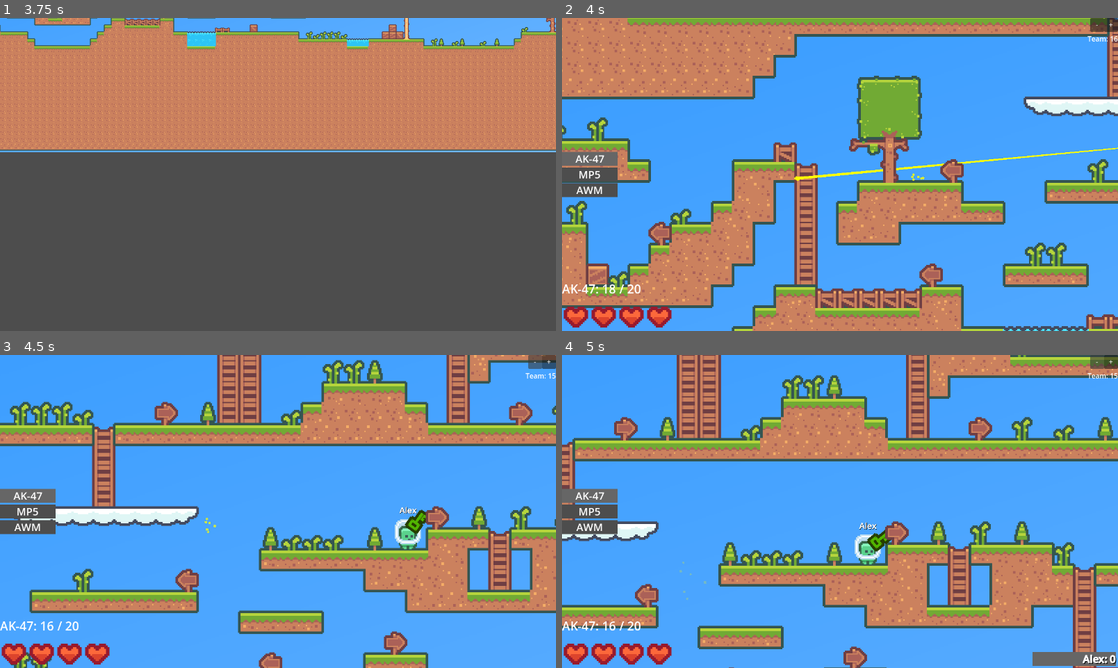
Above: before the commit, frames 1-4 (two rows, left to right).
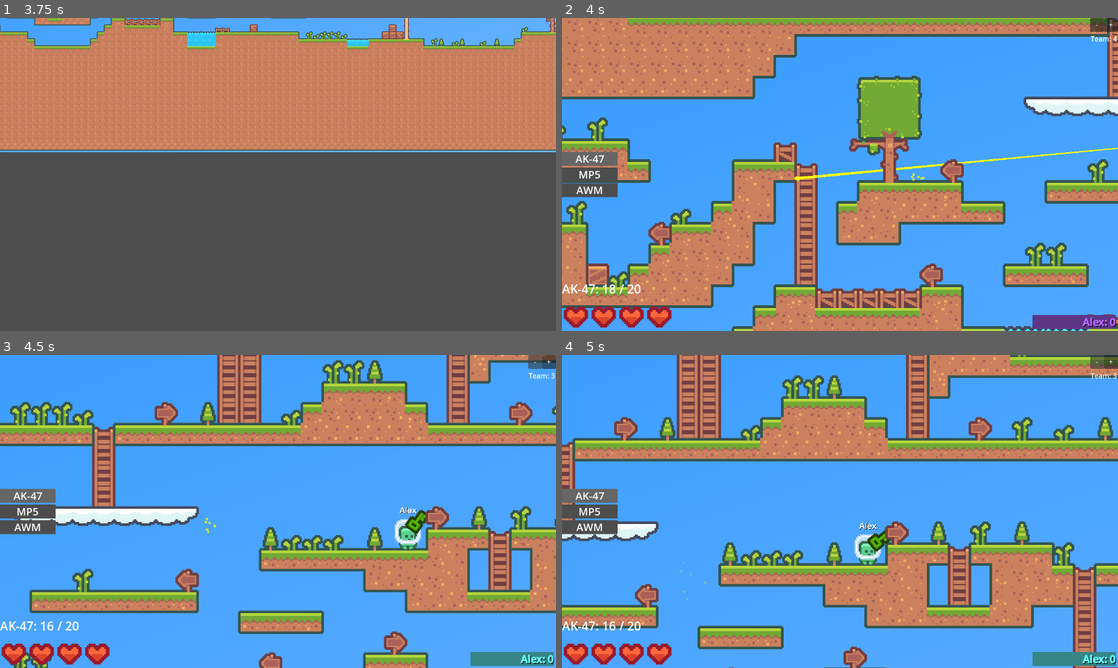
Above: after the commit, the same moments.

Repository: F1zzy31f/Glob-Game
Game: Godot game, scene res://scenes/MainMenu.tscn
The game is run twice, just before and just after one commit, with the same random seed, the same clock (stepped at 60 frames per second) and the same inputs.
Inputs (mouse positions are in pixels of both pictures, inside the frame that each line leads up to):
- Up to frame 1 (3.75 s): click (278, 136) at 0.52 s; type "Alex" at 0.6 s; click "Play" at 1.25 s; click (278, 136) at 2.02 s; type "12" at 2.1 s; click "Host Game" at 2.75 s; tap Enter at 3.5 s; move the mouse to (400, 158) at 3.52 s; press the mouse at (400, 158) at 3.53 s; hold D (move_right) from 3.53 s (still down)
- Up to frame 2 (4 s): keep holding D (move_right); tap Space (jump) at 3.77 s
- Up to frame 3 (4.5 s): release D (move_right) at 4.25 s; release the mouse at (400, 495) at 4.25 s; click "-" at 4.25 s
- Up to frame 4 (5 s): no input

Frame 1 is identical in both runs. In frame 2, 0.7% of the frame differs, in the area x 84-100%, y 5-100%; in frame 3, 0.7%; in frame 4, 0.7%.

Commit message:
Improve teams

Diff:
--- a/project.godot
+++ b/project.godot
@@ -19,8 +19,9 @@
 
 [autoload]
 
+Globals="*res://scripts/Globals.gd"
+Temporary="*res://scenes/Temporary.tscn"
 Network="*res://scenes/Network.tscn"
-Temporary="*res://scenes/Temporary.tscn"
 Peers="*res://scenes/Peers.tscn"
 
 [display]
--- a/scenes/Player.tscn
+++ b/scenes/Player.tscn
@@ -69,6 +69,9 @@
 properties/8/path = NodePath("HandPivot:rotation")
 properties/8/spawn = true
 properties/8/sync = true
+properties/9/path = NodePath(".:team_index")
+properties/9/spawn = true
+properties/9/sync = true
 
 [node name="Player" type="CharacterBody2D" groups=["Hurtable"]]
 script = ExtResource("1_3vl4j")
@@ -257,6 +260,7 @@
 alignment = 2
 
 [node name="UpdateTimer" type="Timer" parent="CanvasLayer/UI/Scoreboard"]
+wait_time = 0.033
 autostart = true
 
 [node name="HurtSound" type="AudioStreamPlayer2D" parent="."]
--- /dev/null
+++ b/scripts/Globals.gd
@@ -0,0 +1,3 @@
+extends Node
+
+var team_count = 4
--- a/scripts/Player.gd
+++ b/scripts/Player.gd
@@ -48,7 +48,7 @@
 	username = Network.username
 	overhead_username.text = username
 
-	team_index = randi_range(0, 15)
+	team_index = randi_range(0, Globals.team_count - 1)
 
 	ui.visible = true
 	camera.enabled = true
@@ -181,11 +181,11 @@
 			scoreboard.add_child(new_item)
 
 func _on_team_up_pressed():
-	team_index = clamp(team_index + 1, 0, 15)
+	team_index = clamp(team_index + 1, 0, Globals.team_count - 1)
 	$CanvasLayer/UI/TeamUp.release_focus()
 
 func _on_team_down_pressed():
-	team_index = clamp(team_index - 1, 0, 15)
+	team_index = clamp(team_index - 1, 0, Globals.team_count - 1)
 	$CanvasLayer/UI/TeamDown.release_focus()
 
 func _on_foot_body_entered(_area):
--- a/scripts/ScoreboardItem.gd
+++ b/scripts/ScoreboardItem.gd
@@ -5,4 +5,4 @@
 func _ready():
 	player = get_node("/root/Peers/" + str(name))
 	get_child(0).text = player.username + ": " + str(player.score)
-	self_modulate = Color.from_hsv(0, 0, 0.4) if player.is_multiplayer_authority() else Color.from_hsv(0, 0, 0.3)
+	modulate = Color.from_hsv(float(player.team_index) / Globals.team_count, 0.6, 1)
